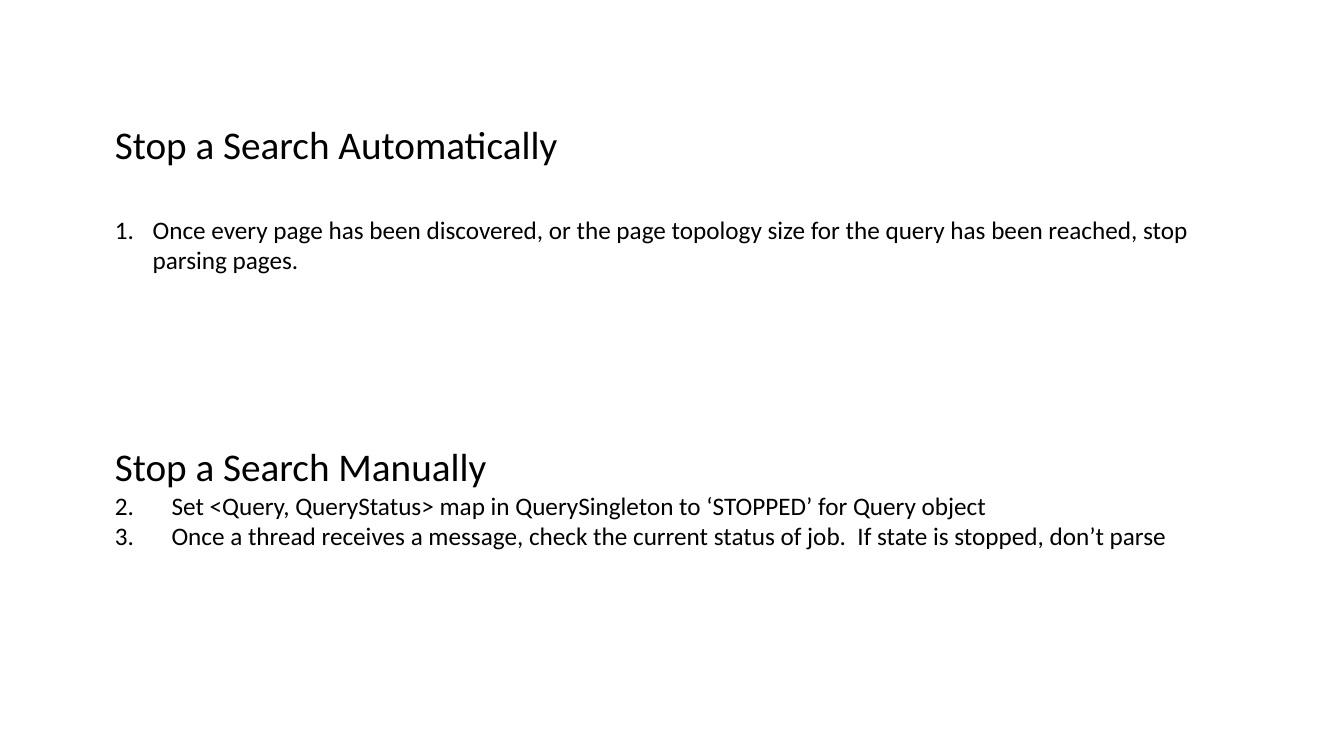
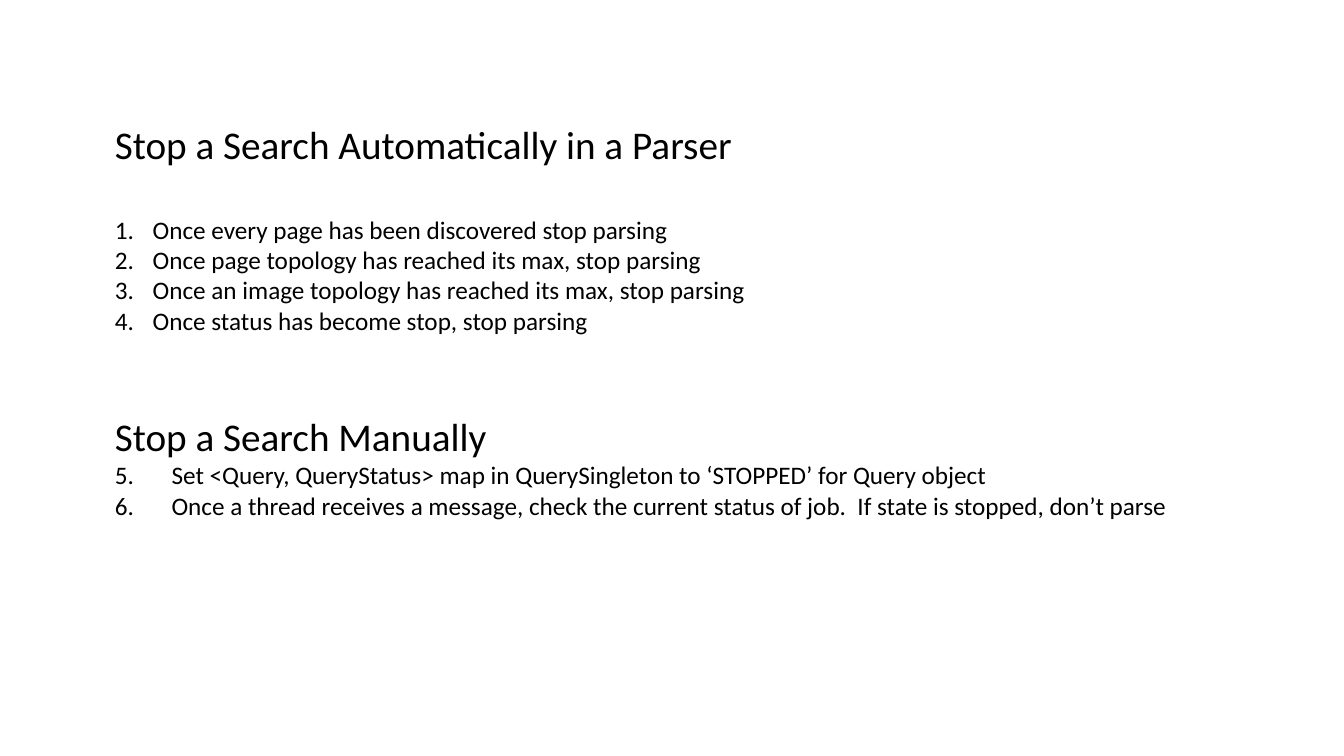
Before and after one commit to datim/squid, a slide deck: slide 9 of docs/design.pptx. Drawn at 1344x756 pixels with LibreOffice and Linux fonts; fonts in the diff are those of the drawing. Boxes give left, top, right and bottom in pixels: in the first picture for what was removed or moved away, otherwise in the second. Text is boxed around its words. In the diff, an @@ line names an element or a change of style, - is before the commit and + after.

Commit message:
Add search for images, job status management checks and APIIs, and query management APIs

```diff
--- a/docs/design.pptx
+++ b/docs/design.pptx
@@ text at (115, 131, 744, 335): text changed @@
-Stop a Search Automatically
-1. Once every page has been discovered, or the page topology size for the query has been reached, stop parsing pages.
+Stop a Search Automatically in a Parser
+1. Once every page has been discovered stop parsing
+2. Once page topology has reached its max, stop parsing
+3. Once an image topology has reached its max, stop parsing
+4. Once status has become stop, stop parsing
```
Also in this commit, not shown: 8 other slides changed, 4 slides added, 31 other files.
